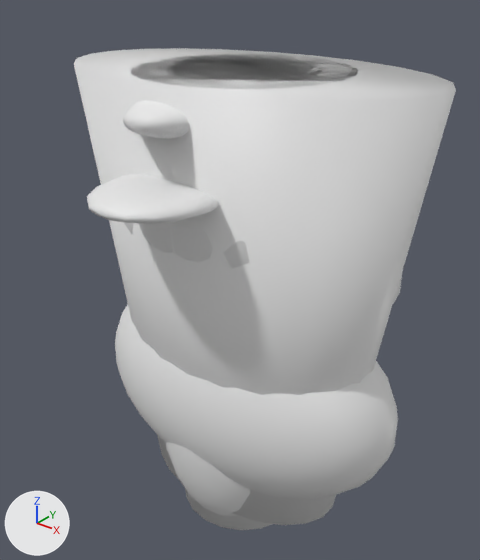
What one commit did to the OBJ model assets/skater.obj.
Both versions are drawn from a 50 mm camera at (0.37, -0.469, 0.087) aimed at (0.008, -0.017, -0.194). The axes (+X, +Y, +Z) are drawn at lower left. The lights are the same throughout. The picture after the commit comes second. Where no turn or scale is listed for an object, it has been applied to the vertices.

In view in the first picture: 'cap', 'pelvis', 'shoe', 'thigh', 'torso', 'upperarm' and 3 more.
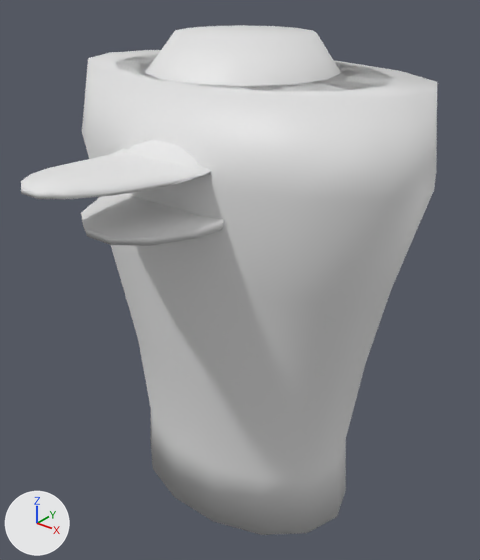
What differs and where, as boxes (x1, y1, x2, y2) in the pictures (480 x 560 px):
'torso', reshaped (7% narrower)
    before: (74, 48, 456, 525)
    after: (82, 50, 437, 535)
'cap', reshaped
    before: (87, 174, 218, 224)
    after: (81, 25, 341, 246)
'shoe', reshaped
    before: (123, 100, 190, 139)
    after: (21, 140, 211, 199)
'thigh', reshaped (mostly hidden afterwards)
    before: (132, 54, 358, 530)
    after: (138, 62, 357, 88)
part 1 of me_cap, added
    after: (81, 193, 224, 246)
part 2 of me_cap, rebuilt (not visible before)
    after: (145, 25, 341, 86)
part 3 of me_cap, deleted
    before: (87, 174, 218, 224)
part 4 of me_pelvis, deleted (mostly hidden)
    before: (393, 271, 403, 304)
part 5 of me_pelvis, built on (mostly hidden afterwards)
    before: (123, 222, 250, 267)
    after: (116, 54, 393, 91)
part 7 of me_thigh, deleted
    before: (166, 442, 250, 516)
part 8 of me_thigh, built on (mostly hidden afterwards)
    before: (132, 54, 358, 530)
    after: (138, 62, 357, 88)
part 9 of me_torso, rebuilt
    before: (115, 304, 398, 499)
    after: (82, 50, 437, 535)
part 10 of me_torso, deleted
    before: (74, 48, 456, 525)

The change, as a diff of the scene's bpy script:
```diff
--- a/assets/skater.obj.py
+++ b/assets/skater.obj.py
@@ me_cap @@
 # used by ob_cap; location = (0.0, 0.0, 0.0)
-me_cap.from_pydata(...)  # 322 vertices, 636 faces; spans x -0.088..0.088, y -0.17..0.092, z -0.11..0.0
+me_cap.from_pydata(...)  # 87 vertices, 154 faces; spans x -0.095..0.095, y -0.178..0.086, z -0.104..0.03
+# me_cap part 1: a new loose piece, a 14-sided cut cone along z (radius 0.06 by 0.092 at the low end, 0.062 by 0.095 at the high end) spanning x -0.062..0.062, y -0.1776..0.0076, z -0.104..-0.095
+# me_cap part 2: the loose piece of 222 vertices spanning x -0.088..0.088, y -0.092..0.092, z -0.11..0.0 is rebuilt with 57 vertices and now spans x -0.095..0.095, y -0.094..0.086, z -0.1..0.03
+# me_cap part 3: the loose piece of 100 vertices spanning x -0.054..0.054, y -0.17..-0.05, z -0.097..-0.073 is deleted
@@ me_pelvis @@
 # used by ob_pelvis; location = (0.0, 0.0, 0.0)
-me_pelvis.from_pydata(...)  # 462 vertices, 916 faces; spans x -0.16..0.16, y -0.1..0.115, z -0.275..0.0
+me_pelvis.from_pydata(...)  # 58 vertices, 112 faces; spans x -0.15..0.15, y -0.088..0.117, z -0.18..0.0
+# me_pelvis part 4: the loose piece of 200 vertices spanning x -0.148..0.148, y -0.055..0.115, z -0.275..-0.075 is deleted
+# me_pelvis part 5: 261 vertices removed from x -0.16..0.16, y -0.1..0.1, z -0.23..-0.003; 57 vertices added at x -0.15..0.15, y -0.088..0.117, z -0.18..0.0
@@ me_shoe @@
 # used by ob_shoe; location = (0.0, 0.0, 0.0)
-me_shoe.from_pydata(...)  # 452 vertices, 892 faces; spans x -0.052..0.052, y -0.135..0.135, z -0.1..0.0
+me_shoe.from_pydata(...)  # 86 vertices, 168 faces; spans x -0.056..0.056, y -0.229..0.05, z -0.06..0.0
+# me_shoe part 6: the loose piece of 146 vertices spanning x -0.052..0.052, y -0.135..0.135, z -0.049..-0.001 is rebuilt with 86 vertices and now spans x -0.056..0.056, y -0.229..0.05, z -0.06..0.0
+# other edits to the shape of me_shoe do not show in these pictures
@@ me_thigh @@
 # used by ob_thigh; location = (0.0, 0.0, 0.0)
-me_thigh.from_pydata(...)  # 218 vertices, 428 faces; spans x -0.098..0.098, y -0.098..0.098, z -0.495..0.0
+me_thigh.from_pydata(...)  # 72 vertices, 140 faces; spans x -0.106..0.106, y -0.101..0.088, z -0.47..0.0
+# me_thigh part 7: the loose piece of 178 vertices spanning x -0.085..0.085, y -0.09..0.07, z -0.495..-0.235 is deleted
+# me_thigh part 8
+# 38 vertices are removed from x -0.093..0.093, y -0.098..0.098, z -0.47..0.0
+# 76 faces are deleted
+# 70 vertices are added at x -0.106..0.106, y -0.101..0.088, z -0.47..0.0
+# 140 new faces join them
@@ me_torso @@
 # used by ob_torso; location = (0.0, 0.0, 0.0)
-me_torso.from_pydata(...)  # 376 vertices, 744 faces; spans x -0.183..0.183, y -0.111..0.111, z -0.44..0.0
+me_torso.from_pydata(...)  # 86 vertices, 168 faces; spans x -0.185..0.185, y -0.107..0.097, z -0.44..0.0
+# me_torso part 9: the loose piece of 332 vertices spanning x -0.173..0.173, y -0.095..0.095, z -0.435..-0.205 is rebuilt with 86 vertices and now spans x -0.185..0.185, y -0.107..0.097, z -0.44..0.0
+# me_torso part 10: the loose piece of 44 vertices spanning x -0.183..0.183, y -0.111..0.111, z -0.44..0.0 is deleted
```
